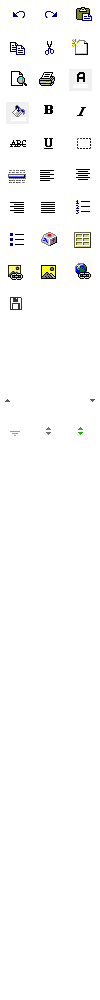
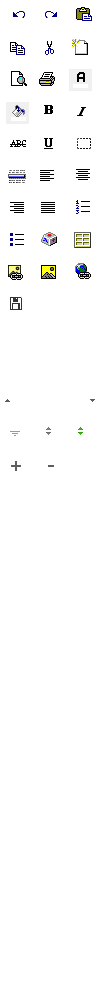
Revision of a layered 100px x 1000px image; what changed, layer by layer:
added layer "plus" above "sizemoreon" over [11, 461, 21, 471]
